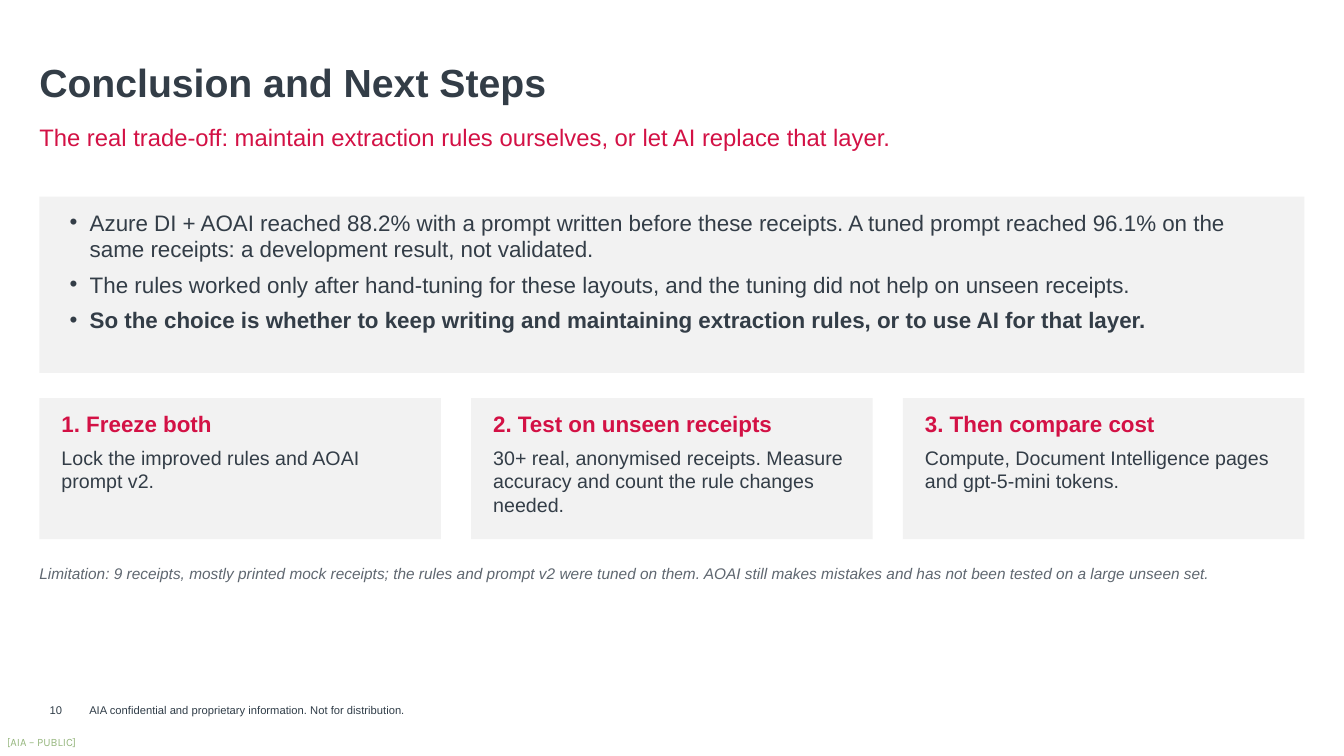
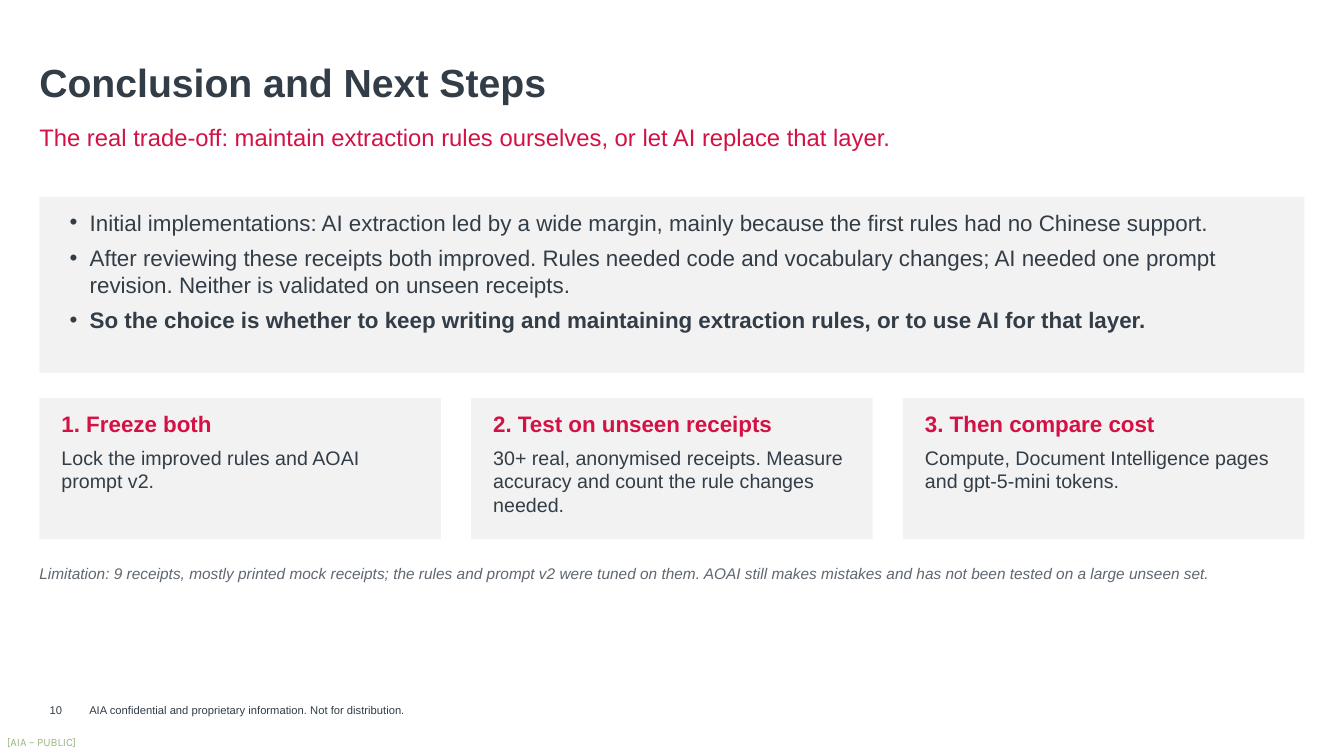
Before and after one commit to harrysokool/playground, a slide deck: slide 10 of ppt/ocr_benchmark/current/OCR_Benchmark_V3.pptx. Drawn at 1344x756 pixels with LibreOffice and Linux fonts; fonts in the diff are those of the drawing; background and template pictures are left out. Boxes give left, top, right and bottom in pixels: in the first picture for what was removed or moved away, otherwise in the second. Text is boxed around its words. In the diff, an @@ line names an element or a change of style, - is before the commit and + after.

```diff
--- a/ppt/ocr_benchmark/current/OCR_Benchmark_V3.pptx
+++ b/ppt/ocr_benchmark/current/OCR_Benchmark_V3.pptx
@@ text in rectangle at box(90, 214, 1215, 298): text changed @@
-• Azure DI + AOAI reached 88.2% with a prompt written before these receipts. A tuned prompt reached 96.1% on the same receipts: a development result, not validated.
-• The rules worked only after hand-tuning for these layouts, and the tuning did not help on unseen receipts.
+• Initial implementations: AI extraction led by a wide margin, mainly because the first rules had no Chinese support.
+• After reviewing these receipts both improved. Rules needed code and vocabulary changes; AI needed one prompt revision. Neither is validated on unseen receipts.
```
Also in this commit, not shown: 4 other slides changed, 1 slide added, 1 slide removed, 13 other files.
